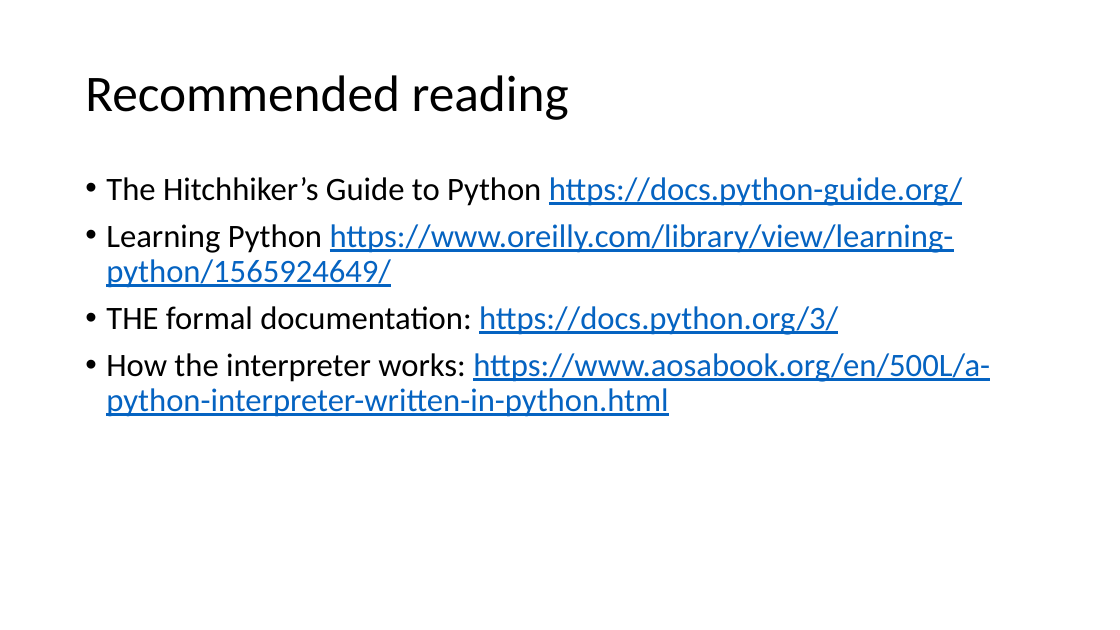
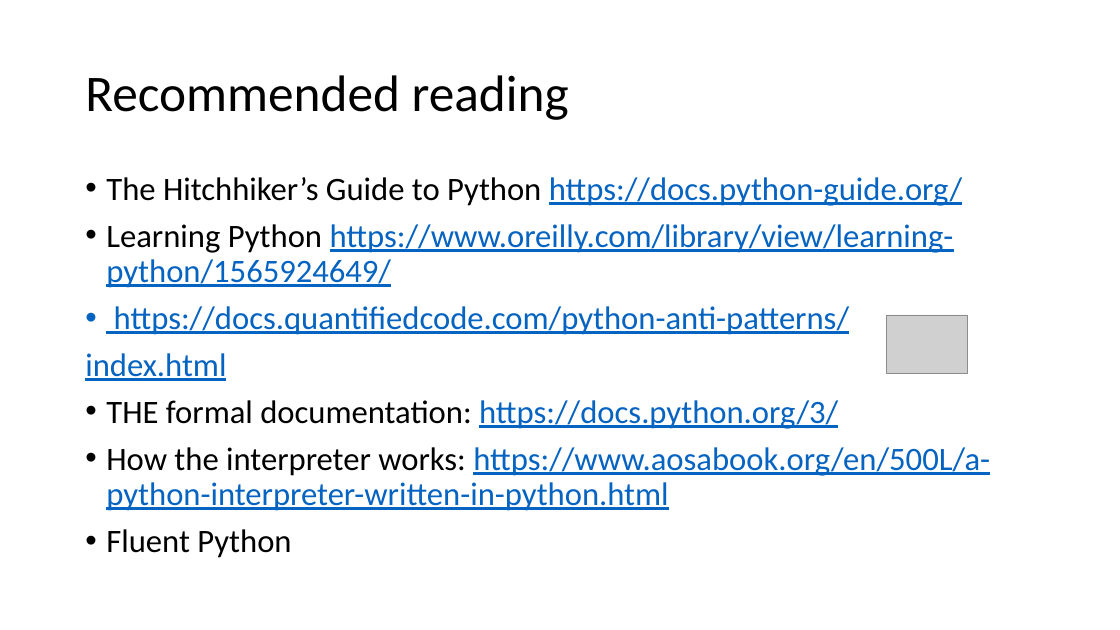
Before and after one commit to scaperex/python_workshop_intermediate, a slide deck: slide 35 of Advanced Python workshop.pptx (slide 32 before the commit). Drawn at 1120x630 pixels with LibreOffice and Linux fonts; fonts in the diff are those of the drawing; grey boxes stand for pictures. Boxes give left, top, right and bottom in pixels: in the first picture for what was removed or moved away, otherwise in the second. Text is boxed around its words. In the diff, an @@ line names an element or a change of style, - is before the commit and + after.

```diff
--- a/Advanced Python workshop.pptx
+++ b/Advanced Python workshop.pptx
@@ text at (x1=85, y1=306, x2=849, y2=381): paragraphs added @@
+• https://docs.quantifiedcode.com/python-anti-patterns/
+index.html
@@ picture added at (x1=887, y1=315, x2=968, y2=374) @@
@@ text at (x1=106, y1=529, x2=291, y2=558): paragraph added @@
+• Fluent Python
```
Also in this commit, not shown: 5 other slides changed, 3 slides added, 1 other file.
